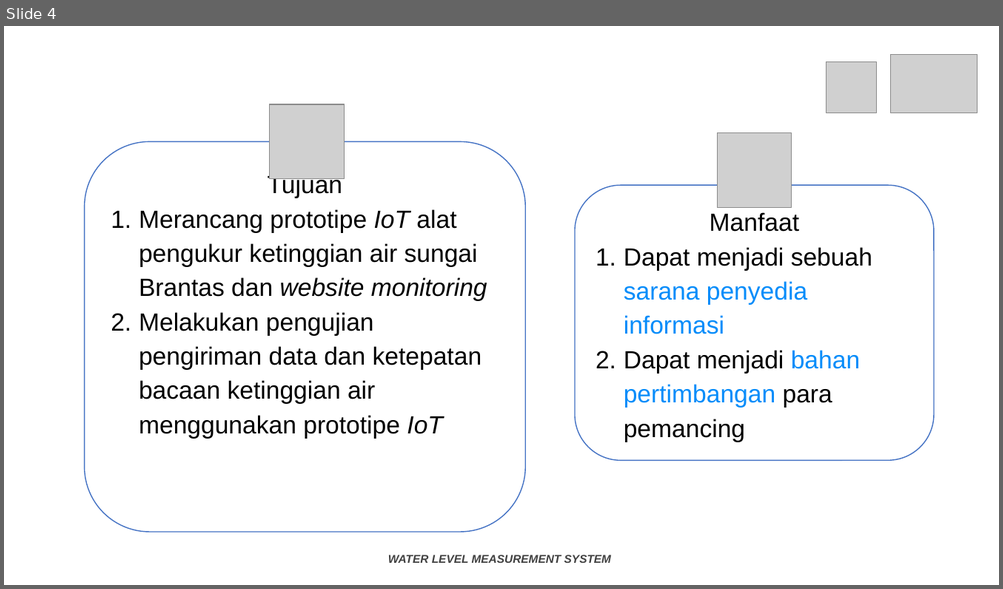
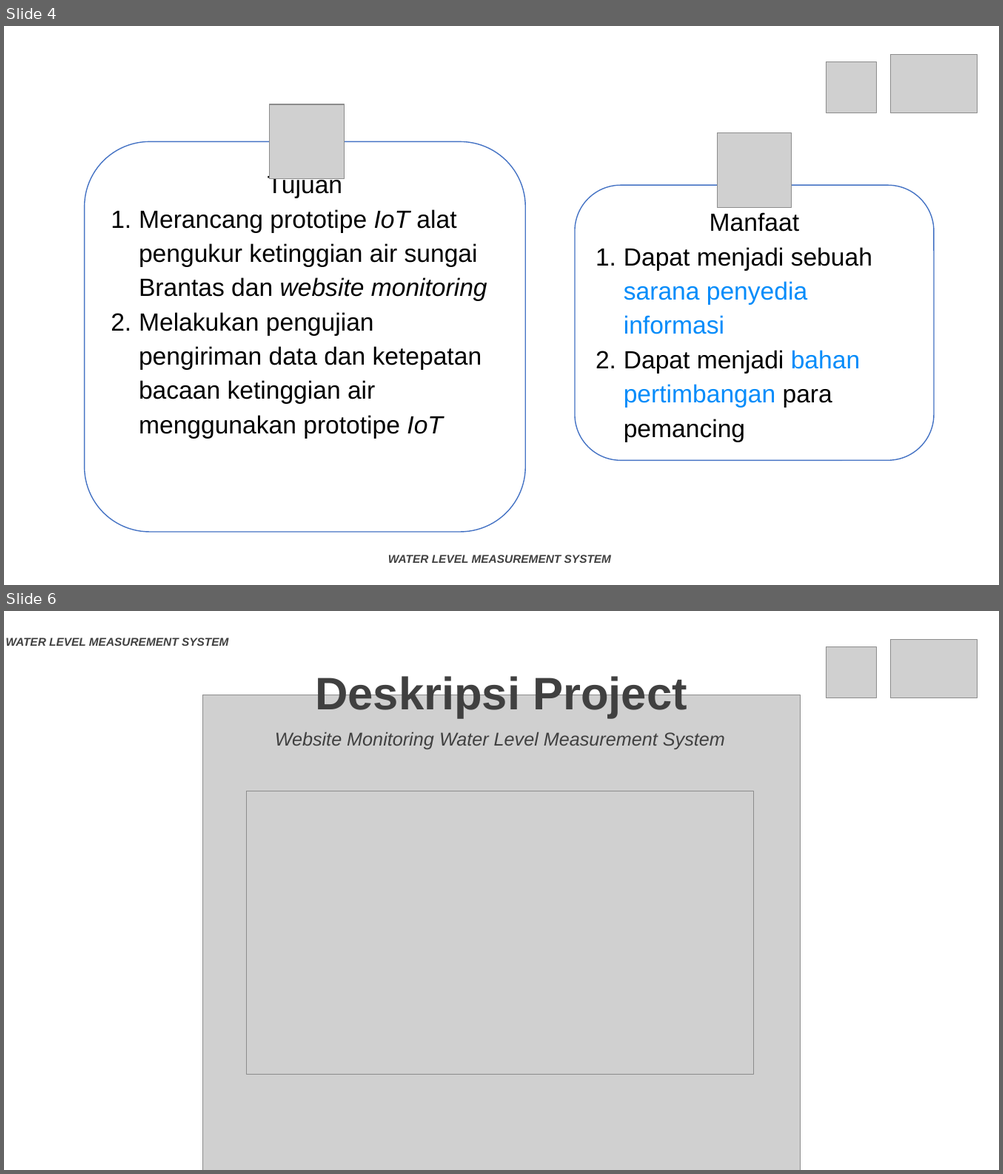
Before and after one commit to anandaricky01/tugas-akhir-doc, a slide deck: Tugas Akhir.pptx. Shown one above the other, each under a label of ours: slide 4 before the commit, slides 4 and 6 after it; the slides between them are not shown. The pictures are 1003x589 and 1003x1174 pixels, drawn with LibreOffice and Linux fonts; fonts in the diff are those of the drawing; grey boxes stand for pictures; background and template pictures are left out. Boxes give left, top, right and bottom in pixels: in the first picture for what was removed or moved away, otherwise in the second. Text is boxed around its words. In the diff, an @@ line names an element or a change of style, - is before the commit and + after.

```diff
--- a/Tugas Akhir.pptx
+++ b/Tugas Akhir.pptx
@@ slide 6 added at [4, 611, 999, 1170], background picture (left out) @@
@@ text added at [5, 638, 228, 646], 11 pt, text #404040, bold, italic @@
+WATER LEVEL MEASUREMENT SYSTEM
@@ picture added at [825, 647, 876, 698] @@
@@ picture added at [891, 639, 978, 698] @@
@@ title added at [315, 673, 687, 718], 44 pt, text #404040, bold @@
+Deskripsi Project
@@ picture added at [202, 695, 800, 1170] @@
@@ text added at [275, 732, 725, 749], 18 pt, text #404040, italic @@
+Website Monitoring Water Level Measurement System
@@ picture added at [247, 792, 753, 1075] @@
```
Also in this commit, not shown: 3 slides changed, 8 other slides added, 1 slide removed, 5 other files.
